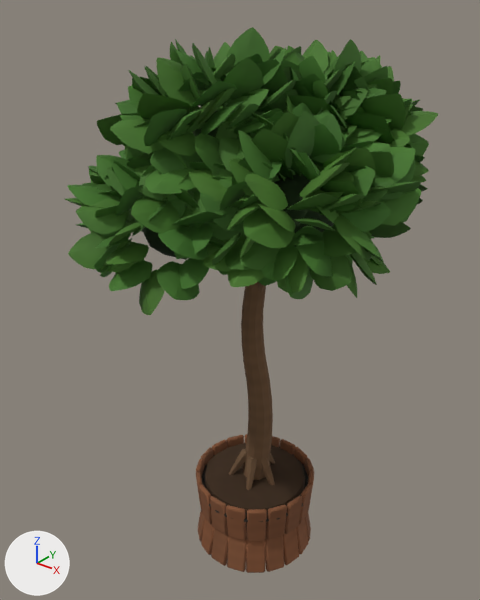
The Blender file assets/models/source/plants/tubtree_bay.blend as it was, and as the next commit left it.
The view is the same before and after, from a camera (50 mm lens) standing at (2.01, -2.67, 3.32) and looking at (-0.09, -0.04, 1.69). The lights are fixed; the arrows at lower left show +X, +Y and +Z. The first picture is the older version.

Objects in the first picture: 'Kübel Erde', 'Kübel Holz', 'bark', 'box_leaf', 'leaf_core' and 1 more.
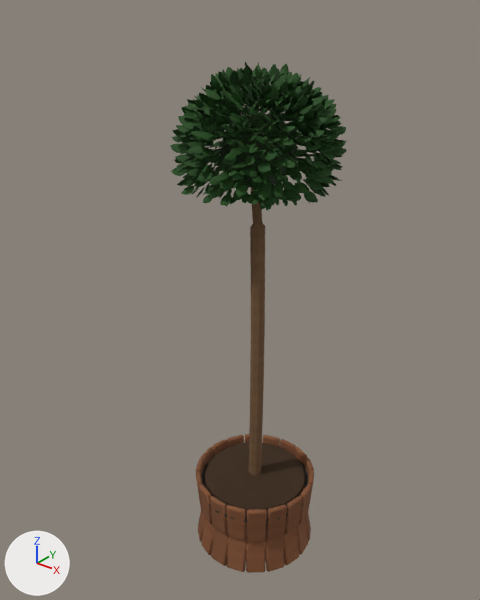
Location of each change, [x1, y1, x2, y2] in pixels of the pictures (480 x 600 px; the box of a moved part takes in the faces that stretch with it):
'box_leaf', deleted (green): before [65, 27, 438, 315]
'leaf_dark', added (green): after [170, 62, 347, 210]
'bark', reshaped: before [228, 282, 275, 490]; after [249, 187, 265, 475]
'leaf_core', reshaped: before [142, 110, 334, 260]; after [220, 114, 298, 187]
part 1 of me_bark, deleted (brown): before [228, 282, 275, 490]
part 2 of me_bark, cut back (mostly hidden before): before [258, 282, 265, 293]; after [249, 187, 265, 475]
part 3 of me_leaf_core, moved or reshaped (not visible before): after [220, 114, 298, 187]
part 4 of me_leaf_core, deleted (mostly hidden): before [142, 110, 334, 260]

The change, as a list of edits to the scene's bpy script:
```text
Add mat_blatt_dunkelgrün:
    mat_blatt_dunkelgrün = bpy.data.materials.new('Blatt Dunkelgrün')
    # nodes: Attribute, BsdfPrincipled, Bump, HueSaturation, MapRange, MixRGB, OutputMaterial, RGB, TexCoord, TexNoise
    # colours: dark green #264c1f
Change me_bark:
    used by ob_bark; location = (0.0, 0.0, 0.48)
    remove me_bark.from_pydata(...)  # 684 vertices, 624 faces; spans x -0.19..0.39, y -0.42..0.4, z -0.1..2.11
    add me_bark.from_pydata(...)  # 112 vertices, 102 faces; spans x -0.08..0.05, y -0.04..0.07, z -0.02..2.07
    me_bark part 1: 7 loose pieces with 348 vertices, spanning x -0.19..0.18, y -0.16..0.36, z -0.1..1.63, are deleted
    me_bark part 2: 1 vertex moved within x 0.01, y 0.02, z 1.72; 334 vertices removed from x -0.18..0.39, y -0.42..0.4, z 1.23..2.11; 110 vertices added at x -0.08..0.05, y -0.04..0.07, z -0.02..2.07
Change me_leaf_core:
    used by ob_leaf_core; location = (0.0, 0.0, 0.48)
    remove me_leaf_core.from_pydata(...)  # 336 vertices, 640 faces; spans x -0.384..0.567, y -0.615..0.579, z 1.451..2.273
    add me_leaf_core.from_pydata(...)  # 42 vertices, 80 faces; spans x -0.186..0.197, y -0.179..0.186, z 1.88..2.233
    me_leaf_core part 3: the loose piece of 42 vertices spanning x -0.187..0.198, y -0.181..0.188, z 1.721..2.051 is scaled about its middle by (0.992, 0.992, 1.07), then moved by (0.0, 0.0, 0.17)
    me_leaf_core part 4: 7 loose pieces with 294 vertices, spanning x -0.384..0.567, y -0.615..0.579, z 1.451..2.273, are deleted
Add me_leaf_dark:
    me_leaf_dark.from_pydata(...)  # 26280 vertices, 45840 faces; spans x -0.437..0.443, y -0.429..0.444, z 1.844..2.472
    me_leaf_dark.polygons.foreach_set('use_smooth', [True] * 45840)
    me_leaf_dark.materials.append(mat_blatt_dunkelgrün)
Remove ob_box_leaf:
    ob_box_leaf = bpy.data.objects.new('box_leaf', me_box_leaf)
    ob_box_leaf.location = (0.0, 0.0, 0.48)
Add ob_leaf_dark:
    ob_leaf_dark = bpy.data.objects.new('leaf_dark', me_leaf_dark)
    ob_leaf_dark.location = (0.0, 0.0, 0.48)
```
